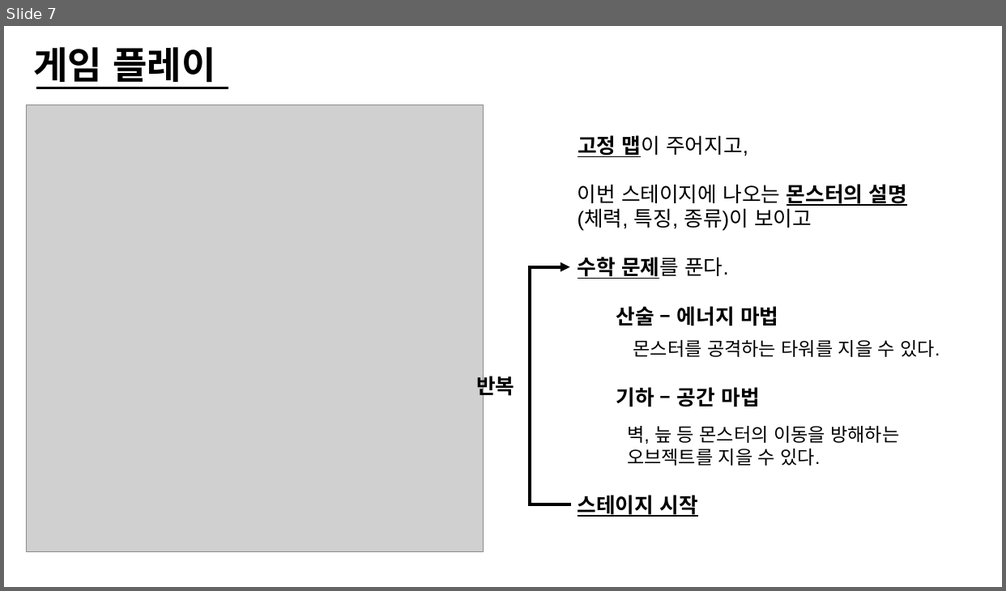
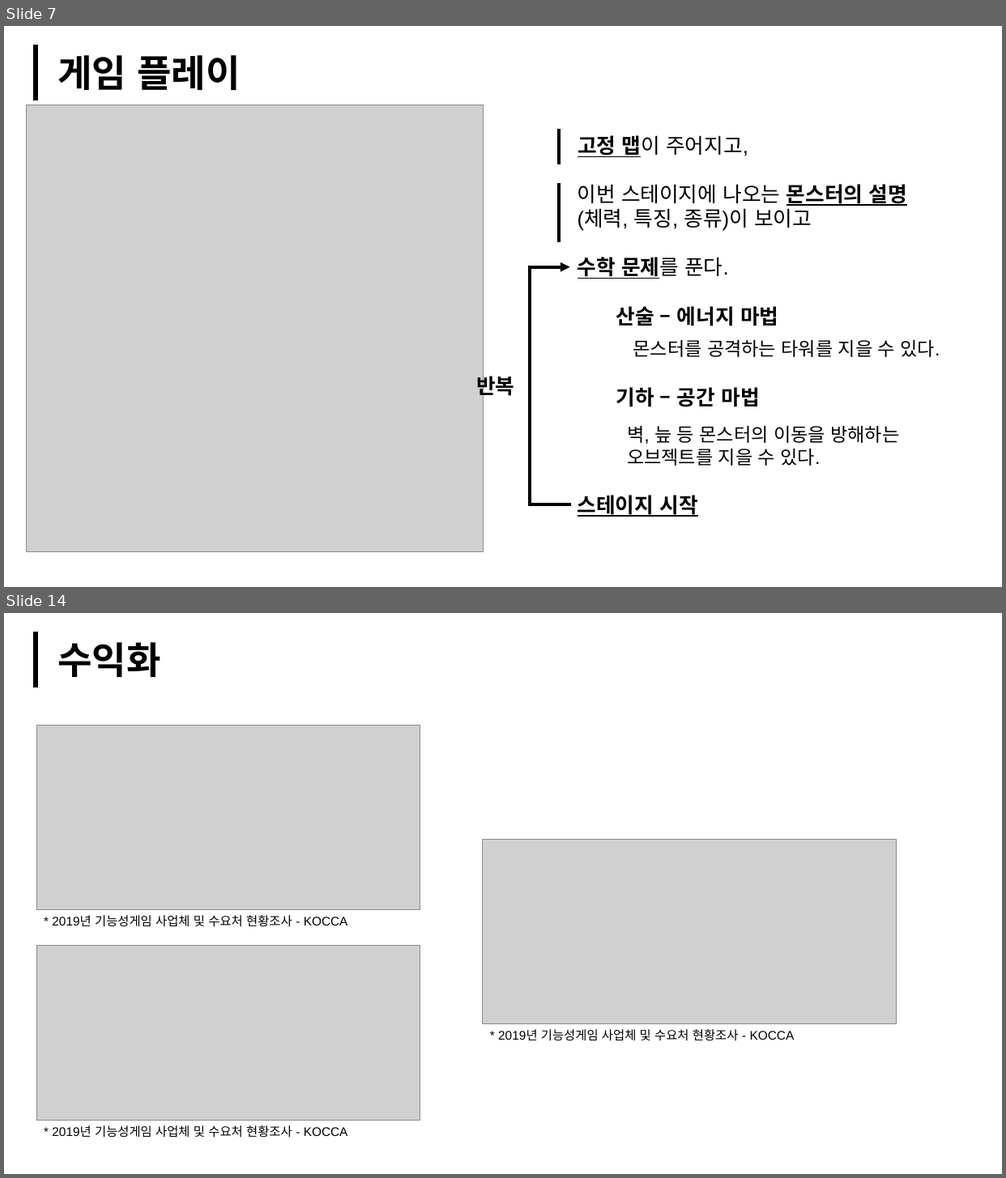
Before and after one commit to Bandyck/Design, a slide deck: 컨셉PT_Serious_임경태.pptx. Shown one above the other, each under a label of ours: slide 7 before the commit, slides 7 and 14 after it; the slides between them are not shown. The pictures are 1006x591 and 1006x1178 pixels, drawn with LibreOffice and Linux fonts; fonts in the diff are those of the drawing; grey boxes stand for pictures. Boxes give left, top, right and bottom in pixels: in the first picture for what was removed or moved away, otherwise in the second. Text is boxed around its words. In the diff, an @@ line names an element or a change of style, - is before the commit and + after.

```diff
--- a/컨셉PT_Serious_임경태.pptx
+++ b/컨셉PT_Serious_임경태.pptx
@@ slide 14 added at [4, 613, 1002, 1174], background #FFFFFF @@
@@ line added from (36, 632) to (36, 688), #000000 5 pt @@
@@ text added at [57, 642, 161, 677], 36 pt, text #000000, bold @@
+수익화
@@ picture added at [36, 726, 420, 910] @@
@@ picture added at [484, 839, 897, 1024] @@
@@ text added at [52, 915, 348, 927], 12 pt, text #000000 @@
+* 2019년 기능성게임 사업체 및 수요처 현황조사 - KOCCA
@@ picture added at [36, 945, 420, 1121] @@
@@ text added at [498, 1029, 795, 1041], 12 pt, text #000000 @@
+* 2019년 기능성게임 사업체 및 수요처 현황조사 - KOCCA
@@ text added at [52, 1126, 348, 1138], 12 pt, text #000000 @@
+* 2019년 기능성게임 사업체 및 수요처 현황조사 - KOCCA
@@ slide 7 changed as well @@
@@ line added from (36, 45) to (36, 101), #000000 5 pt @@
@@ text "게임 플레이" rewrapped from [33, 47, 216, 88] to [57, 55, 241, 90] @@
@@ line removed from (36, 88) to (228, 88) @@
@@ line added from (560, 130) to (560, 165), #000000 3 pt @@
@@ line added from (560, 183) to (560, 242), #000000 3 pt @@
```
Also in this commit, not shown: 7 other slides changed, 7 other slides added, 2 slides removed, 2 other files.
